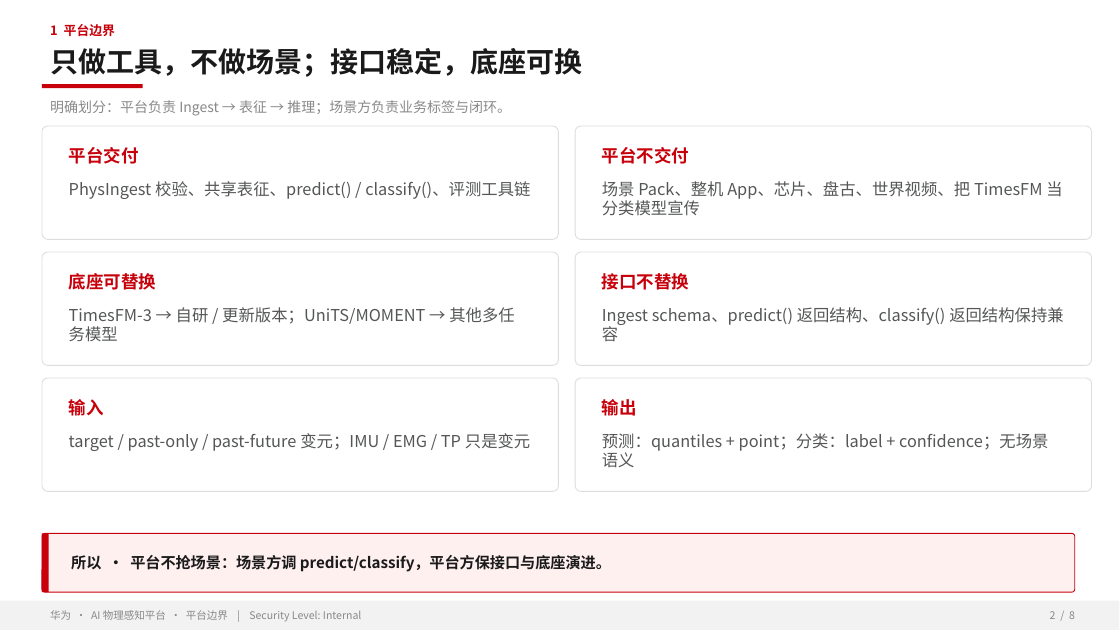
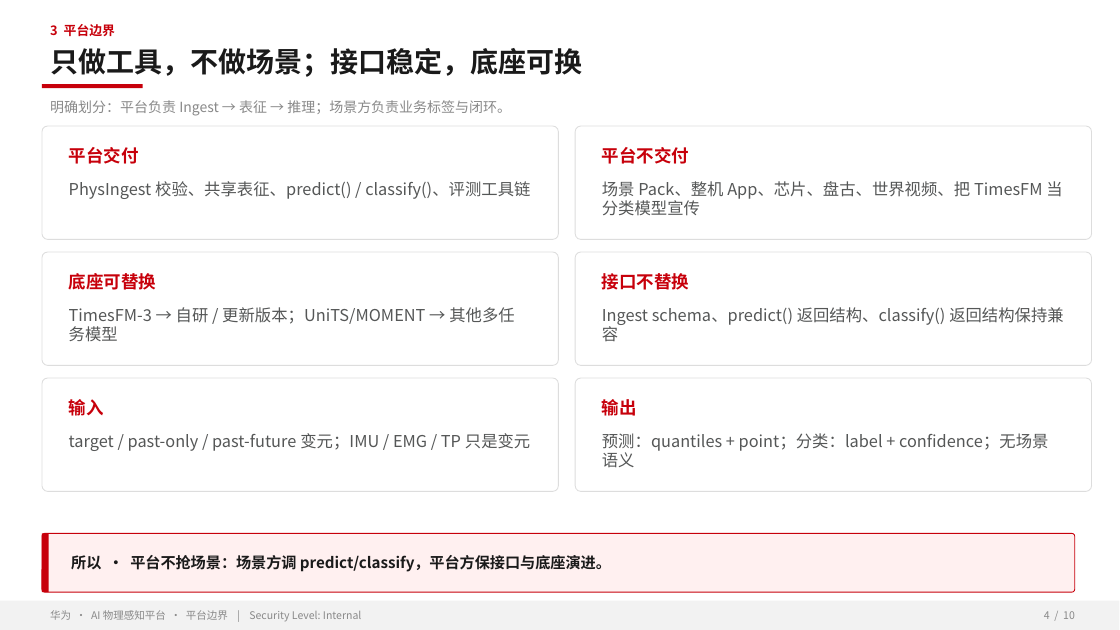
Before and after one commit to zhangrui1123/ai-physical-sensing, a slide deck: slide 4 of AI物理感知平台-华为汇报.pptx (slide 2 before the commit). Drawn at 1120x630 pixels with LibreOffice and Linux fonts; fonts in the diff are those of the drawing; background and template pictures are left out. Boxes give left, top, right and bottom in pixels: in the first picture for what was removed or moved away, otherwise in the second. Text is boxed around its words. In the diff, an @@ line names an element or a change of style, - is before the commit and + after.

```diff
--- a/AI物理感知平台-华为汇报.pptx
+++ b/AI物理感知平台-华为汇报.pptx
@@ text at bbox=[50, 24, 115, 36]: text changed @@
-1 平台边界
+3 平台边界
@@ text at bbox=[1044, 611, 1075, 619]: text changed @@
-2 / 8
+4 / 10
```
Also in this commit, not shown: 7 other slides changed, 2 slides added, 1 other file.
